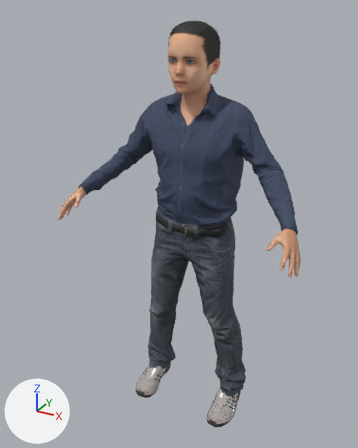
An edit to the glTF model models/makehuman/Biped/p13.glb, drawn before and after from the same camera.
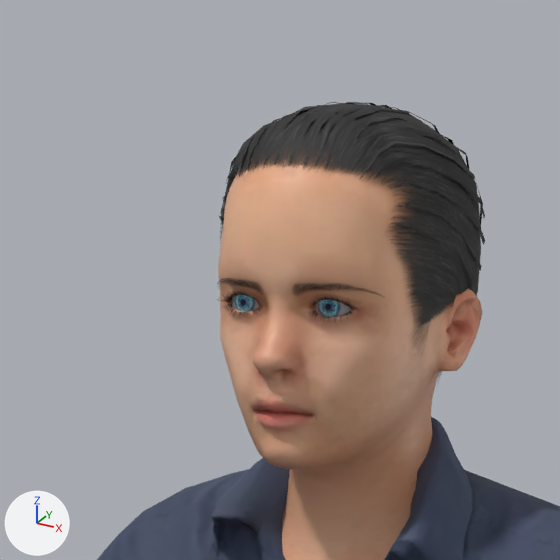
The first picture shows the older version from a 50 mm lens placed at (0.717, -1.442, 1.423), pointed at (-0.033, -0.078, 0.741). The close-ups show the older and then the newer version on the part from 35% to 66% of the width and 0% to 25% of the height of that picture. Only the edits that show in the close-ups are written down. Every picture has the same lights, and +X, +Y and +Z are marked at lower left.

The scene before the commit, as lines of its bpy script (objects in view):
```python
me_base = bpy.data.meshes.new('base')
me_base.from_pydata(...)  # 3444 vertices, 6788 faces; spans x -0.427..0.427, y -0.275..0.045, z 0.736..1.382
me_base.materials.append(mat_p13_body)  # picture img_young_lightskinned_male_diffuse
me_low_poly = bpy.data.meshes.new('low-poly')
me_low_poly.from_pydata(...)  # 84 vertices, 148 faces; spans x -0.0413..0.0413, y -0.1261..-0.1035, z 1.265..1.2931
me_low_poly.materials.append(mat_p13_low_poly)  # picture img_lightblue_eye
me_male_casualsuit01 = bpy.data.meshes.new('male_casualsuit01')
me_male_casualsuit01.from_pydata(...)  # 3704 vertices, 7303 faces; spans x -0.395..0.393, y -0.178..0.1, z 0.061..1.204
me_male_casualsuit01.materials.append(mat_p13_male_casualsuit01)
ob_p13_body = bpy.data.objects.new('p13.body', me_base)
ob_p13_body.location = (0.0, 0.0, 0.0)
ob_p13_low_poly = bpy.data.objects.new('p13.low-poly', me_low_poly)
ob_p13_low_poly.location = (0.0, 0.0, 0.0)
ob_p13_male_casualsuit01 = bpy.data.objects.new('p13.male_casualsuit01', me_male_casualsuit01)
ob_p13_male_casualsuit01.location = (0.0, 0.0, 0.0)
# also in view: 'p13.short04' at (0.0, -0.039, 1.291)
```
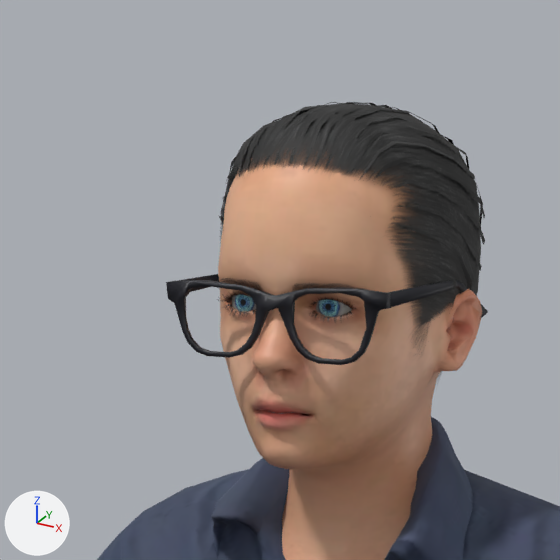
Pixel boxes (x1, y1, x2, y2) of what changed, in the close-ups (560 x 560 px):
'p13.spamrakuen_tbm_glasses_frames_01', added (black)
    after: (166, 274, 488, 365)

The change, as a list of edits to the scene's bpy script:
```text
Add mat_p13_spamrakuen_tbm_glasses_frames_01:
    mat_p13_spamrakuen_tbm_glasses_frames_01 = principled_material('p13.spamrakuen_tbm_glasses_frames_01')
    mat_p13_spamrakuen_tbm_glasses_frames_01.base_color = (0.00802, 0.00857, 0.0152)  # black #161721
Add me_tbm_glasses_frames_01:
    me_tbm_glasses_frames_01.from_pydata(...)  # 174 vertices, 344 faces; spans x -0.0713..0.0713, y -0.1397..0.0005, z 1.2486..1.2905
    me_tbm_glasses_frames_01.materials.append(mat_p13_spamrakuen_tbm_glasses_frames_01)  # black #161721
Add ob_p13_spamrakuen_tbm_glasses_frames_01:
    ob_p13_spamrakuen_tbm_glasses_frames_01 = bpy.data.objects.new('p13.spamrakuen_tbm_glasses_frames_01', me_tbm_glasses_frames_01)
    ob_p13_spamrakuen_tbm_glasses_frames_01.location = (0.0, 0.0, 0.0)
```
